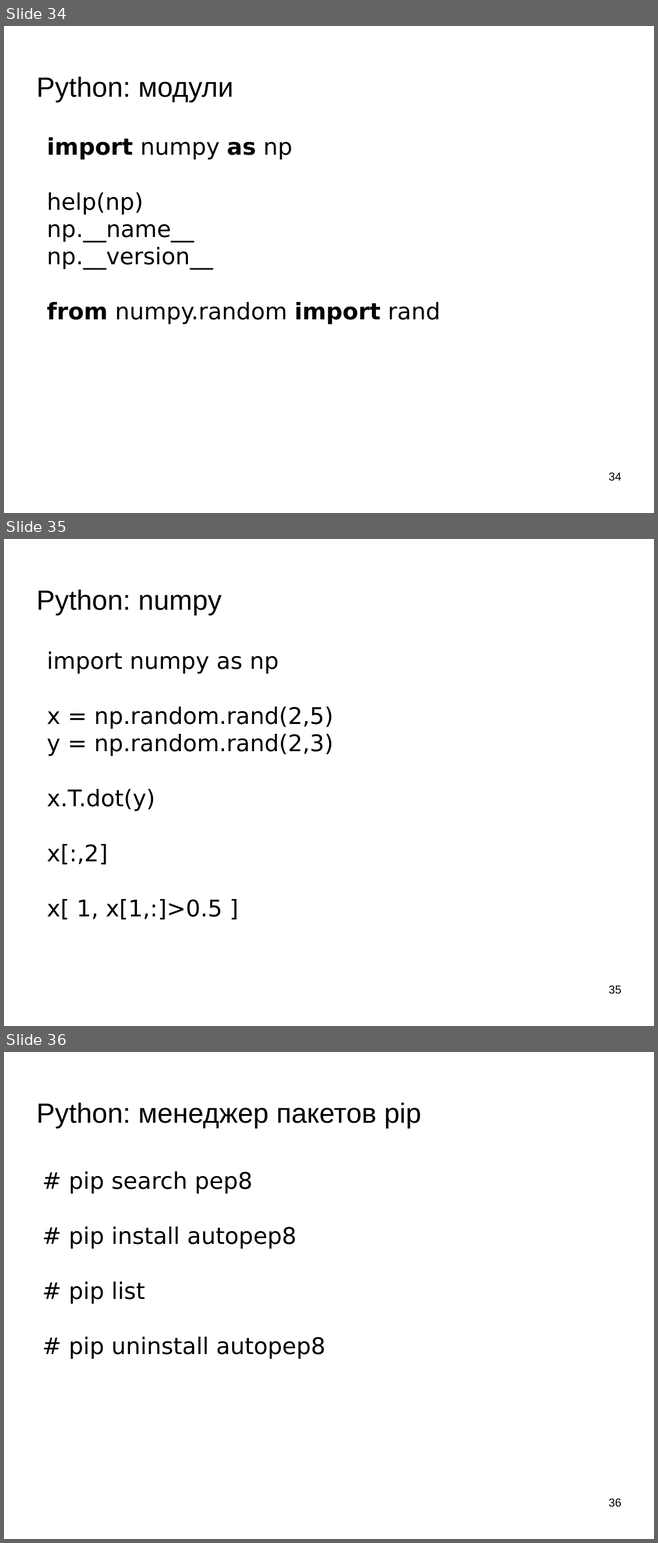
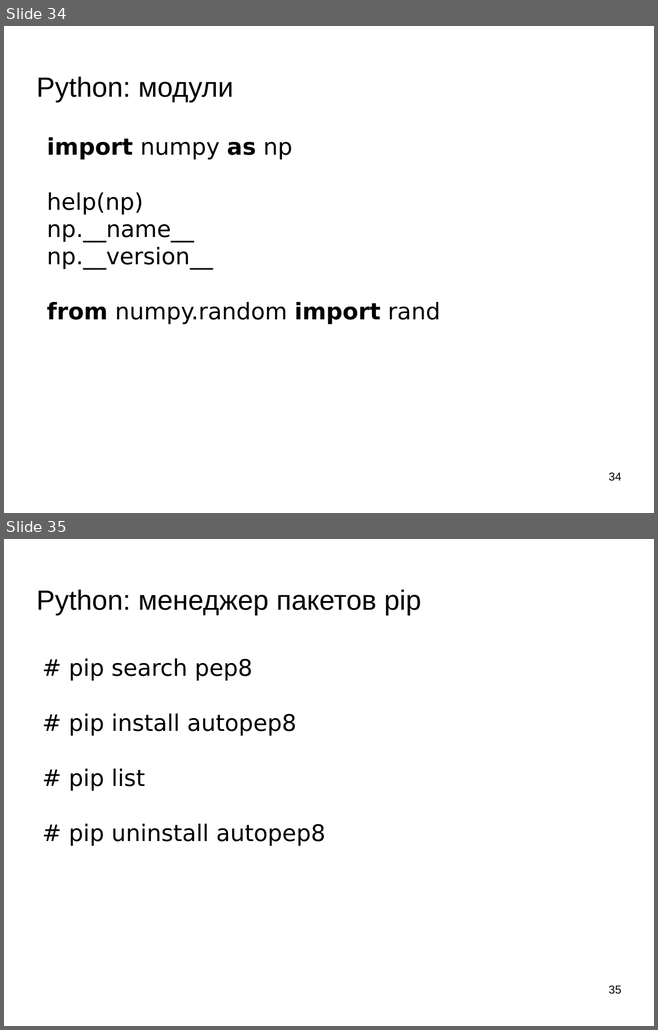
Before and after one commit to mechanoid5/ml_lectorium_legacy, a slide deck: 02-python.odp. Shown one above the other, each under a label of ours: slides 34, 35 and 36 before the commit, slides 34 and 35 after it. The pictures are 658x1543 and 658x1030 pixels, drawn with LibreOffice and Linux fonts; fonts in the diff are those of the drawing; background and template pictures are left out. Boxes give left, top, right and bottom in pixels: in the first picture for what was removed or moved away, otherwise in the second. Text is boxed around its words. In the diff, an @@ line names an element or a change of style, - is before the commit and + after.

```diff
--- a/02-python.odp
+++ b/02-python.odp
@@ slide 35 removed at (x1=4, y1=539, x2=654, y2=1026), background picture (left out) @@
@@ title removed at (x1=36, y1=589, x2=221, y2=615) @@
-Python: numpy
@@ text removed at (x1=47, y1=652, x2=333, y2=920) @@
-import numpy as np
-x = np.random.rand(2,5)
-y = np.random.rand(2,3)
-x.T.dot(y)
-x[:,2]
-x[ 1, x[1,:]>0.5 ]
@@ page number removed at (x1=608, y1=986, x2=621, y2=994) @@
-35
@@ what was slide 36 is now slide 35 @@
@@ page number at (x1=608, y1=986, x2=621, y2=994): text changed @@
-36
+35
```
Also in this commit, not shown: 2 slides changed, 2 slides added, 1 other slide removed, 4 other files.
